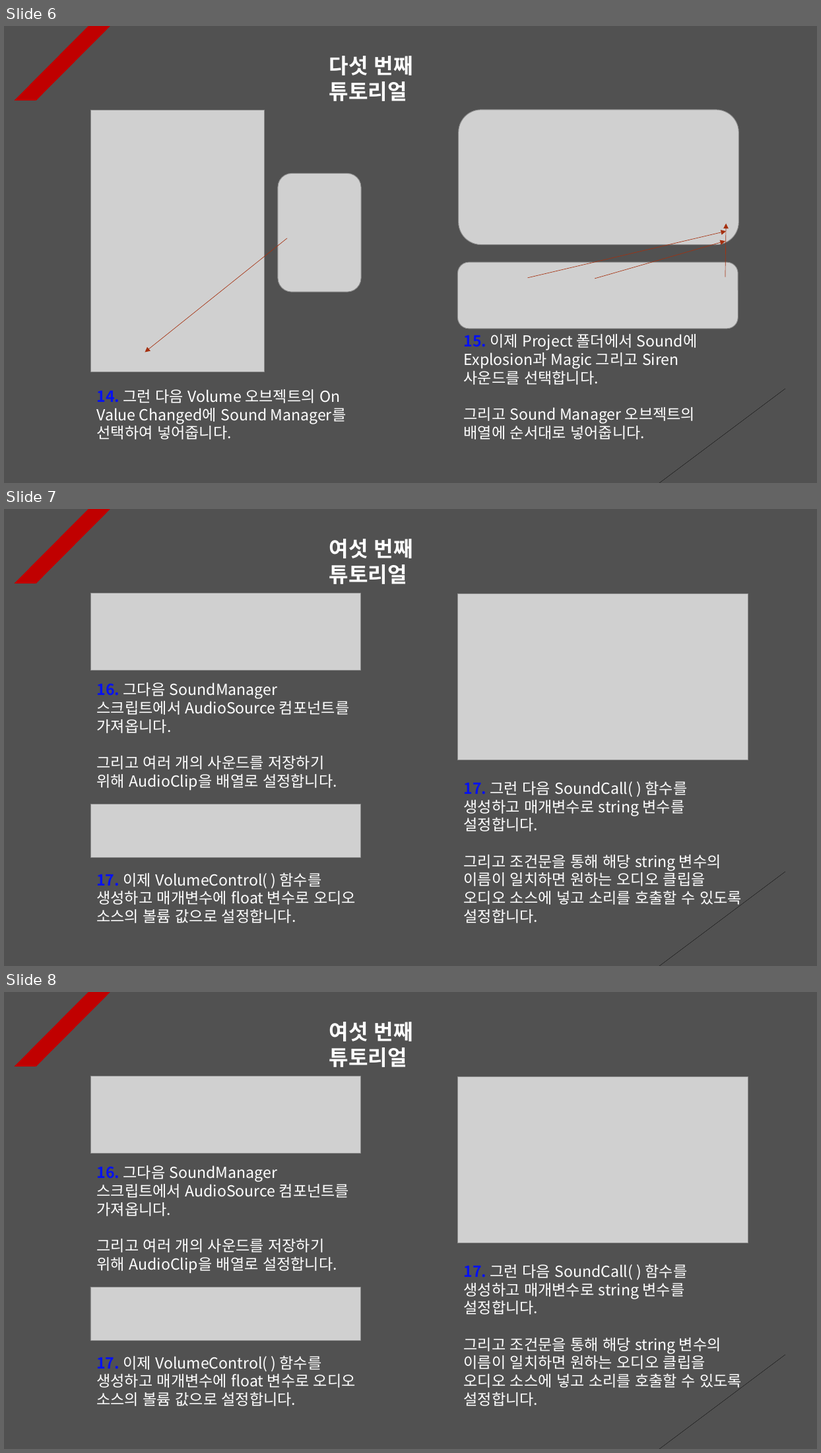
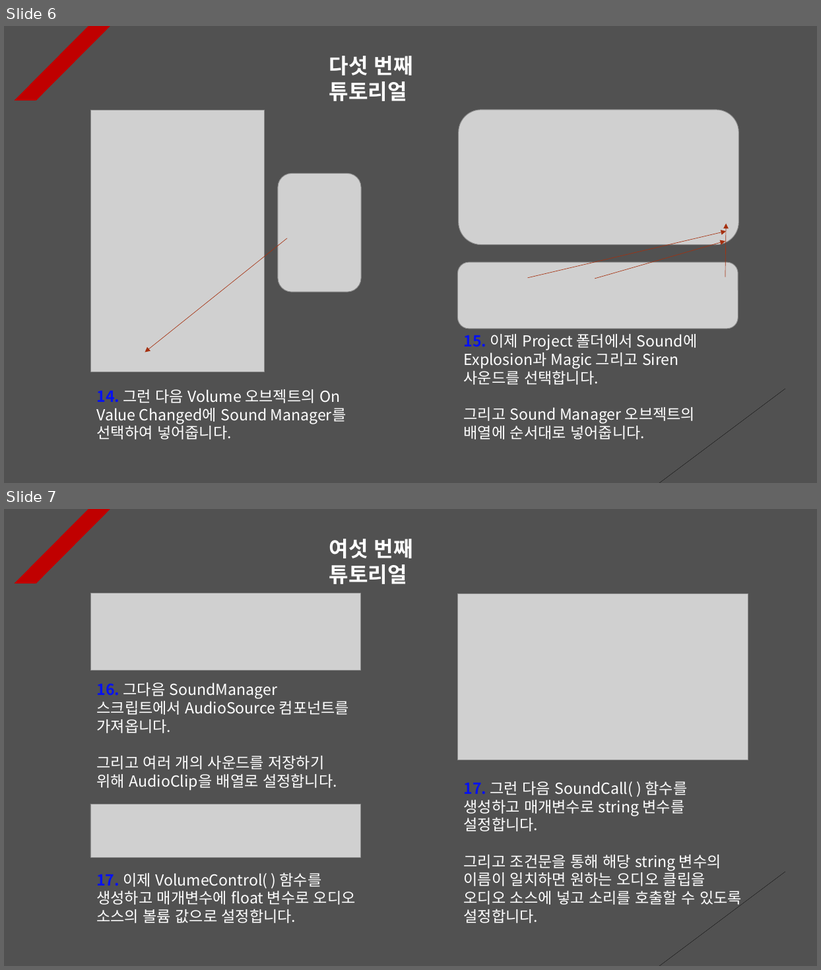
Before and after one commit to Unity2033/3D-UnityEngine, a slide deck: Assets/Class/Sound/PPT Data/Sound Example.pptx. Shown one above the other, each under a label of ours: slides 6, 7 and 8 before the commit, slides 6 and 7 after it. The pictures are 821x1453 and 821x970 pixels, drawn with LibreOffice and Linux fonts; fonts in the diff are those of the drawing; grey boxes stand for pictures. Boxes give left, top, right and bottom in pixels: in the first picture for what was removed or moved away, otherwise in the second. Text is boxed around its words. In the diff, an @@ line names an element or a change of style, - is before the commit and + after.

```diff
--- a/Assets/Class/Sound/PPT Data/Sound Example.pptx
+++ b/Assets/Class/Sound/PPT Data/Sound Example.pptx
@@ slide 7 removed at [4,509,817,966], background #515151; not listed: 2 template elements that a slide beside it also shows @@
@@ text removed at [329,539,413,584] @@
-여섯 번째 튜토리얼
@@ picture removed at [90,593,360,671] @@
@@ picture removed at [458,593,748,760] @@
@@ text removed at [97,683,349,790] @@
-16. 그다음 SoundManager 스크립트에서 AudioSource 컴포넌트를 가져옵니다.
-그리고 여러 개의 사운드를 저장하기 위해 AudioClip을 배열로 설정합니다.
@@ text removed at [464,781,742,923] @@
-17. 그런 다음 SoundCall( ) 함수를 생성하고 매개변수로 string 변수를 설정합니다.
-그리고 조건문을 통해 해당 string 변수의 이름이 일치하면 원하는 오디오 클립을 오디오 소스에 넣고 소리를 호출할 수 있도록 설정합니다.
@@ picture removed at [90,804,360,858] @@
@@ text removed at [96,873,356,923] @@
-17. 이제 VolumeControl( ) 함수를 생성하고 매개변수에 float 변수로 오디오 소스의 볼륨 값으로 설정합니다.
@@ what was slide 8 is now slide 7 @@
```
Also in this commit, not shown: 40 other files.
